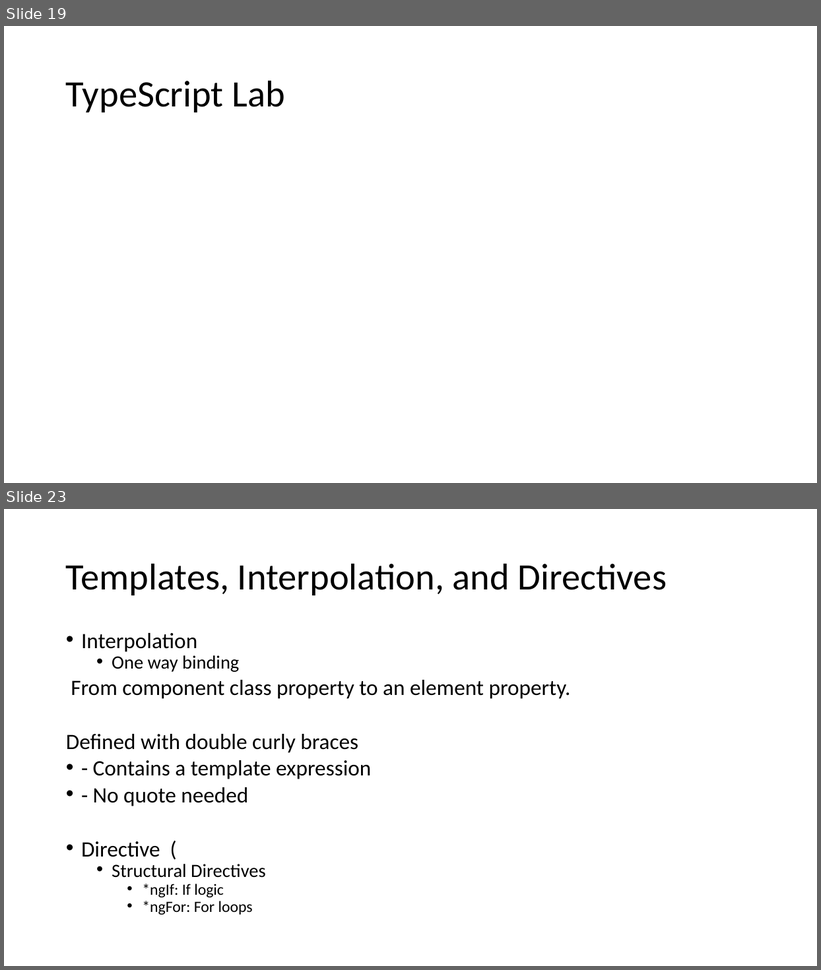
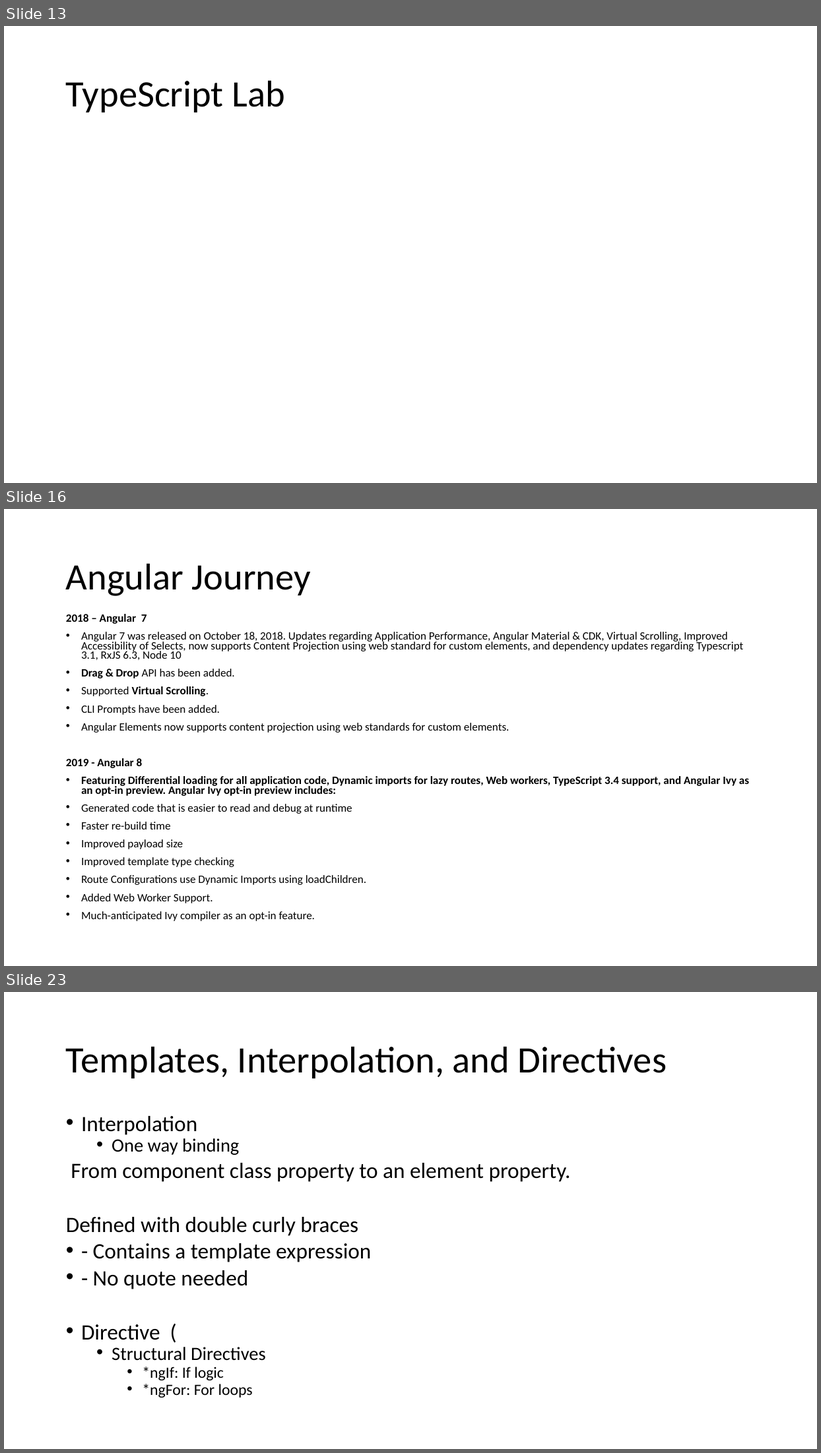
Before and after one commit to sitaramgarlapati/angularDemo, a slide deck: slides/Ang Sessions.pptx. Shown one above the other, each under a label of ours: slides 19 and 23 before the commit, slides 13, 16 and 23 after it; the slides between them are not shown. The pictures are 821x970 and 821x1453 pixels, drawn with LibreOffice and Linux fonts; fonts in the diff are those of the drawing. Boxes give left, top, right and bottom in pixels: in the first picture for what was removed or moved away, otherwise in the second. Text is boxed around its words. In the diff, an @@ line names an element or a change of style, - is before the commit and + after.

```diff
--- a/slides/Ang Sessions.pptx
+++ b/slides/Ang Sessions.pptx
@@ slide 16 added at (x1=4, y1=509, x2=817, y2=966), background #FFFFFF @@
@@ title added at (x1=66, y1=563, x2=311, y2=596), 44 pt, text #000000 @@
+Angular Journey
@@ text added at (x1=66, y1=614, x2=749, y2=921), 13.3 pt, text #000000 @@
+2018 – Angular 7
+• Angular 7 was released on October 18, 2018. Updates regarding Application Performance, Angular Material & CDK, Virtual Scrolling, Improved Accessibility of Selects, now supports Content Projection using web standard for custom elements, and dependency updates regarding Typescript 3.1, RxJS 6.3, Node 10
+• Drag & Drop API has been added.
+• Supported Virtual Scrolling.
+• CLI Prompts have been added.
+• Angular Elements now supports content projection using web standards for custom elements.
+2019 - Angular 8
+• Featuring Differential loading for all application code, Dynamic imports for lazy routes, Web workers, TypeScript 3.4 support, and Angular Ivy as an opt-in preview. Angular Ivy opt-in preview includes:
+• Generated code that is easier to read and debug at runtime
+• Faster re-build time
+• Improved payload size
+• Improved template type checking
+• Route Configurations use Dynamic Imports using loadChildren.
+• Added Web Worker Support.
+• Much-anticipated Ivy compiler as an opt-in feature.
@@ what was slide 19 is now slide 13 @@
```
Also in this commit, not shown: 12 slides changed, 9 other slides added, 12 slides removed, 1 other file.
